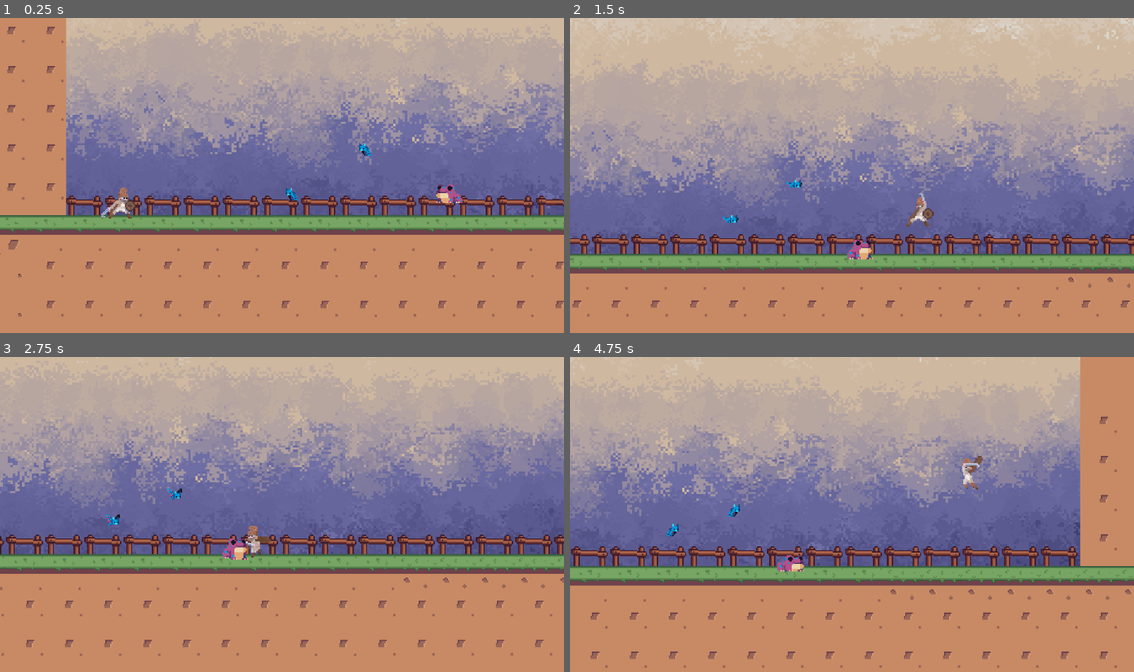
Above: before the commit, frames 1-4 (two rows, left to right).
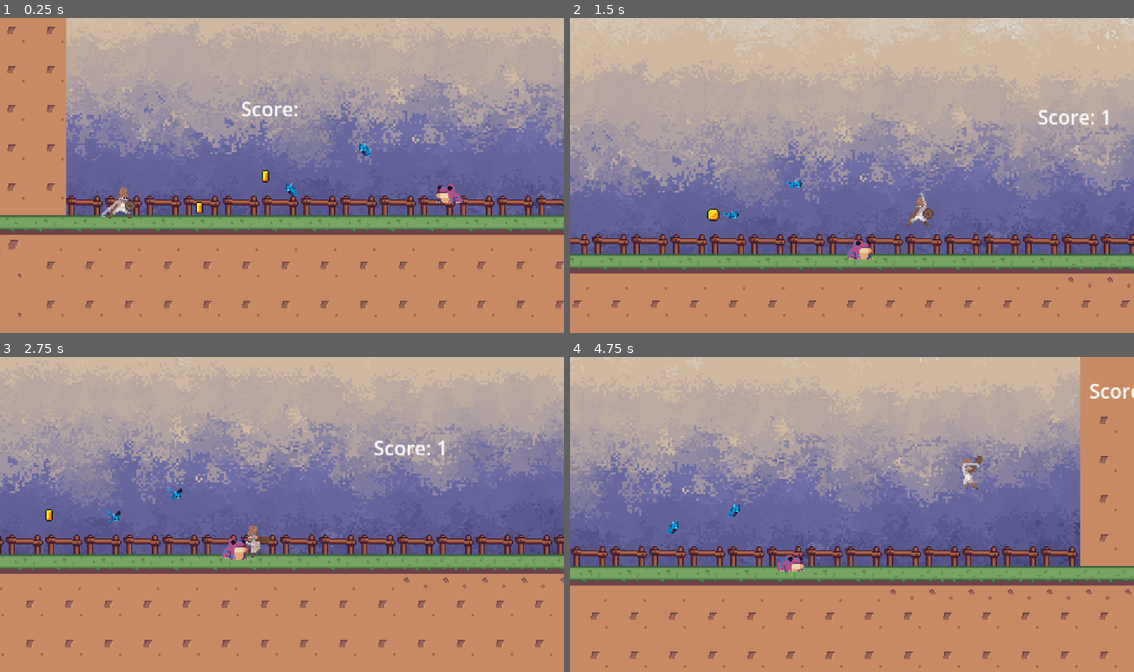
Above: after the commit, the same moments.

Repository: D1zan/TVR
Game: Godot game, scene res://Scenes/stage_1.tscn
Same seed, same stepped clock (60 frames per second), same inputs: the game is played once before the commit and once after it.
Inputs (mouse positions are in pixels of both pictures, inside the frame that each line leads up to):
- Up to frame 1 (0.25 s): no input
- Up to frame 2 (1.5 s): tap Enter (ui_accept) at 0.5 s; move the mouse to (976, 159) at 0.52 s; hold D (right) from 0.53 s (still down); click (976, 159) at 0.6 s; tap Space (jump) at 0.77 s; move the mouse to (739, 191) at 1.27 s; right-click (739, 191) at 1.35 s
- Up to frame 3 (2.75 s): tap Space (jump) at 1.52 s; move the mouse to (338, 445) at 2.02 s; release D (right) at 2.03 s; hold A (left) from 2.03 s (still down); click (338, 445) at 2.1 s
- Up to frame 4 (4.75 s): move the mouse to (823, 577) at 2.77 s; release A (left) at 2.78 s; hold D (right) 2.78-4.28 s; right-click (823, 577) at 2.85 s; tap Space (jump) at 3.02, 3.77, 4.52 s; move the mouse to (1021, 561) at 3.52 s; click (1021, 561) at 3.6 s; move the mouse to (682, 467) at 4.27 s; hold A (left) from 4.28 s (still down); right-click (682, 467) at 4.35 s

The runs differ from the first frame. In frame 1, 0.4% of the frame differs, in the area x 34-53%, y 26-63%; in frame 2, 0.4%, in the area x 24-96%, y 29-66%; in frame 3, 0.4%; in frame 4, 0.3%.

Commit message:
added coin tracker and coins

Diff:
--- /dev/null
+++ b/Scenes/coin.gd
@@ -0,0 +1,7 @@
+extends Area2D
+
+@onready var pickup_manager = $"../PickupManager"
+
+func _on_body_entered(body):
+	pickup_manager.add_point()
+	queue_free()
--- /dev/null
+++ b/Scenes/coin.tscn
@@ -0,0 +1,112 @@
+[gd_scene load_steps=17 format=3 uid="uid://b4xho45ep6ufx"]
+
+[ext_resource type="Script" path="res://Scenes/coin.gd" id="1_l3nqp"]
+[ext_resource type="Texture2D" uid="uid://dtryh8h8cjcoj" path="res://coin.png" id="1_u7ik8"]
+
+[sub_resource type="AtlasTexture" id="AtlasTexture_5gjog"]
+atlas = ExtResource("1_u7ik8")
+region = Rect2(0, 0, 16, 16)
+
+[sub_resource type="AtlasTexture" id="AtlasTexture_6v2d3"]
+atlas = ExtResource("1_u7ik8")
+region = Rect2(16, 0, 16, 16)
+
+[sub_resource type="AtlasTexture" id="AtlasTexture_yvrn7"]
+atlas = ExtResource("1_u7ik8")
+region = Rect2(32, 0, 16, 16)
+
+[sub_resource type="AtlasTexture" id="AtlasTexture_ddyhg"]
+atlas = ExtResource("1_u7ik8")
+region = Rect2(48, 0, 16, 16)
+
+[sub_resource type="AtlasTexture" id="AtlasTexture_fpq7s"]
+atlas = ExtResource("1_u7ik8")
+region = Rect2(64, 0, 16, 16)
+
+[sub_resource type="AtlasTexture" id="AtlasTexture_gc68b"]
+atlas = ExtResource("1_u7ik8")
+region = Rect2(80, 0, 16, 16)
+
+[sub_resource type="AtlasTexture" id="AtlasTexture_f0rqb"]
+atlas = ExtResource("1_u7ik8")
+region = Rect2(96, 0, 16, 16)
+
+[sub_resource type="AtlasTexture" id="AtlasTexture_vh6qj"]
+atlas = ExtResource("1_u7ik8")
+region = Rect2(112, 0, 16, 16)
+
+[sub_resource type="AtlasTexture" id="AtlasTexture_os8lc"]
+atlas = ExtResource("1_u7ik8")
+region = Rect2(128, 0, 16, 16)
+
+[sub_resource type="AtlasTexture" id="AtlasTexture_iks0b"]
+atlas = ExtResource("1_u7ik8")
+region = Rect2(144, 0, 16, 16)
+
+[sub_resource type="AtlasTexture" id="AtlasTexture_lfm34"]
+atlas = ExtResource("1_u7ik8")
+region = Rect2(160, 0, 16, 16)
+
+[sub_resource type="AtlasTexture" id="AtlasTexture_3b0ps"]
+atlas = ExtResource("1_u7ik8")
+region = Rect2(176, 0, 16, 16)
+
+[sub_resource type="SpriteFrames" id="SpriteFrames_lfnya"]
+animations = [{
+"frames": [{
+"duration": 1.0,
+"texture": SubResource("AtlasTexture_5gjog")
+}, {
+"duration": 1.0,
+"texture": SubResource("AtlasTexture_6v2d3")
+}, {
+"duration": 1.0,
+"texture": SubResource("AtlasTexture_yvrn7")
+}, {
+"duration": 1.0,
+"texture": SubResource("AtlasTexture_ddyhg")
+}, {
+"duration": 1.0,
+"texture": SubResource("AtlasTexture_fpq7s")
+}, {
+"duration": 1.0,
+"texture": SubResource("AtlasTexture_gc68b")
+}, {
+"duration": 1.0,
+"texture": SubResource("AtlasTexture_f0rqb")
+}, {
+"duration": 1.0,
+"texture": SubResource("AtlasTexture_vh6qj")
+}, {
+"duration": 1.0,
+"texture": SubResource("AtlasTexture_os8lc")
+}, {
+"duration": 1.0,
+"texture": SubResource("AtlasTexture_iks0b")
+}, {
+"duration": 1.0,
+"texture": SubResource("AtlasTexture_lfm34")
+}, {
+"duration": 1.0,
+"texture": SubResource("AtlasTexture_3b0ps")
+}],
+"loop": true,
+"name": &"default",
+"speed": 8.0
+}]
+
+[sub_resource type="CircleShape2D" id="CircleShape2D_rxh20"]
+radius = 5.09902
+
+[node name="Coin" type="Area2D"]
+script = ExtResource("1_l3nqp")
+
+[node name="AnimatedSprite2D" type="AnimatedSprite2D" parent="."]
+sprite_frames = SubResource("SpriteFrames_lfnya")
+autoplay = "default"
+frame_progress = 0.3448
+
+[node name="CollisionShape2D" type="CollisionShape2D" parent="."]
+shape = SubResource("CircleShape2D_rxh20")
+
+[connection signal="body_entered" from="." to="." method="_on_body_entered"]
--- /dev/null
+++ b/Scenes/coin_label.tscn
@@ -0,0 +1,13 @@
+[gd_scene format=3 uid="uid://bhrgeatcnp1x"]
+
+[node name="Control" type="Control"]
+layout_mode = 3
+anchors_preset = 0
+offset_right = 54.0
+offset_bottom = 41.0
+metadata/_edit_group_ = true
+
+[node name="CoinLabel" type="Label" parent="."]
+offset_right = 52.0
+offset_bottom = 23.0
+text = "Score: "
--- /dev/null
+++ b/Scenes/node.gd
@@ -0,0 +1,11 @@
+extends Node
+
+
+# Called when the node enters the scene tree for the first time.
+func _ready() -> void:
+	pass # Replace with function body.
+
+
+# Called every frame. 'delta' is the elapsed time since the previous frame.
+func _process(delta: float) -> void:
+	pass
--- /dev/null
+++ b/Scenes/pickup_manager.gd
@@ -0,0 +1,14 @@
+extends Node
+
+var score = 0
+
+
+@onready var coin_label = $"../Player/Camera2D/Control/CoinLabel"
+
+#func changescore(scoreupdate: String):
+	#coin_label.text = scoreupdate
+func add_point():
+	score += 1
+	print(score)
+	coin_label.text = "Score: " + str(score)
+	#changescore(str(score))
--- a/Scenes/player.tscn
+++ b/Scenes/player.tscn
@@ -1,8 +1,9 @@
-[gd_scene load_steps=64 format=3 uid="uid://qr1qmwwdvj8w"]
+[gd_scene load_steps=65 format=3 uid="uid://qr1qmwwdvj8w"]
 
 [ext_resource type="Texture2D" uid="uid://ub0dgh7045jo" path="res://art/Dacian Warrior Animated Pixel-Art 2D/Idle/50x50/Idle Sprite 0.png" id="1_uqlro"]
 [ext_resource type="Script" path="res://Scripts/player.gd" id="1_v2xpx"]
 [ext_resource type="Texture2D" uid="uid://c5jofb2fr57xe" path="res://art/Dacian Warrior Animated Pixel-Art 2D/Attack/50x50/Attack 0-1 Sprite Sheet.png" id="2_eslcn"]
+[ext_resource type="PackedScene" uid="uid://bhrgeatcnp1x" path="res://Scenes/coin_label.tscn" id="2_jjvpk"]
 [ext_resource type="Texture2D" uid="uid://lta7t5i72wyo" path="res://art/Dacian Warrior Animated Pixel-Art 2D/Idle/50x50/Idle Sprite 1.png" id="3_7br5m"]
 [ext_resource type="Texture2D" uid="uid://b1h4dv3hunye2" path="res://art/Dacian Warrior Animated Pixel-Art 2D/Dead/50x50/Dead 1 Sprite Sheet.png" id="3_56mki"]
 [ext_resource type="Texture2D" uid="uid://dqmervl43q88t" path="res://art/Dacian Warrior Animated Pixel-Art 2D/Fall/50x50/Fall 0 Sprite Sheet.png" id="4_pe4f5"]
@@ -438,6 +439,12 @@
 limit_bottom = 98
 position_smoothing_enabled = true
 
+[node name="Control" parent="Camera2D" instance=ExtResource("2_jjvpk")]
+offset_left = 97.0
+offset_top = -84.0
+offset_right = 151.0
+offset_bottom = -43.0
+
 [node name="DealDamageZone" type="Area2D" parent="."]
 
 [node name="CollisionShape2D" type="CollisionShape2D" parent="DealDamageZone"]
--- a/Scenes/stage_1.tscn
+++ b/Scenes/stage_1.tscn
@@ -1,11 +1,13 @@
-[gd_scene load_steps=11 format=3 uid="uid://h5funuah41ix"]
+[gd_scene load_steps=13 format=3 uid="uid://h5funuah41ix"]
 
 [ext_resource type="Script" path="res://Scripts/stage_1.gd" id="1_cnl87"]
 [ext_resource type="Texture2D" uid="uid://bix1ymkq03exl" path="res://art/Background.png" id="1_e3o1i"]
 [ext_resource type="Texture2D" uid="uid://cyvruub73wgwh" path="res://art/TileSet-36x36.png" id="2_diyot"]
+[ext_resource type="Script" path="res://Scenes/pickup_manager.gd" id="2_nh8l0"]
 [ext_resource type="PackedScene" uid="uid://qr1qmwwdvj8w" path="res://Scenes/player.tscn" id="3_yevh6"]
 [ext_resource type="PackedScene" uid="uid://bx5ey80xltn6k" path="res://Scenes/bat_enemy.tscn" id="5_57q7i"]
 [ext_resource type="PackedScene" uid="uid://6ybuysjy0ue7" path="res://Scripts/toxic_frog.tscn" id="6_dhseg"]
+[ext_resource type="PackedScene" uid="uid://b4xho45ep6ufx" path="res://Scenes/coin.tscn" id="7_apr26"]
 
 [sub_resource type="TileSetAtlasSource" id="TileSetAtlasSource_6euve"]
 texture = ExtResource("2_diyot")
@@ -50,6 +52,9 @@
 position = Vector2(1, 0)
 script = ExtResource("1_cnl87")
 
+[node name="PickupManager" type="Node" parent="."]
+script = ExtResource("2_nh8l0")
+
 [node name="Background" type="Sprite2D" parent="."]
 position = Vector2(112, -174)
 scale = Vector2(1.93947, 1.772)
@@ -92,5 +97,11 @@
 collision_mask = 2
 
 [node name="CollisionPolygon2D" type="CollisionPolygon2D" parent="BatOnlyCollision"]
-position = Vector2(-4, 10)
+position = Vector2(-8, 6)
 polygon = PackedVector2Array(-243, -24, -44, -23, 469, -22, 464, -191, 461, -310, 454, -379, 327, -369, 196, -378, 56, -381, -70, -378, -194, -372, -255, -229, -244, -49, -315, -51, -244, -392, -37, -430, 186, -439, 509, -442, 561, 62, 344, 95, -39, 103, -337, 43, -246, -19)
+
+[node name="Coin" parent="." instance=ExtResource("7_apr26")]
+position = Vector2(-83, -6)
+
+[node name="Coin2" parent="." instance=ExtResource("7_apr26")]
+position = Vector2(-29, -32)
--- a/Scripts/global.gd
+++ b/Scripts/global.gd
@@ -1,4 +1,6 @@
 extends Node
+
+
 
 var gameStarted: bool
 var playerBody: CharacterBody2D
Empty file added: Scenes/camera_2d.gd
Binary file added: coin.png
Not shown, added: coin.png.import
